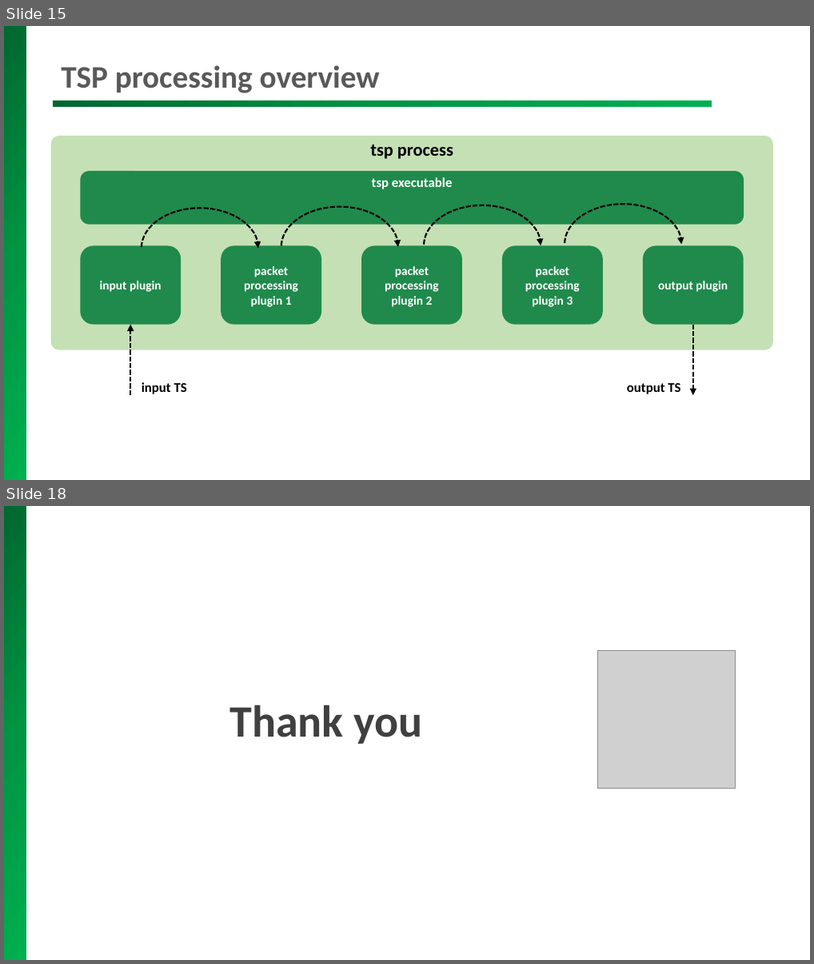
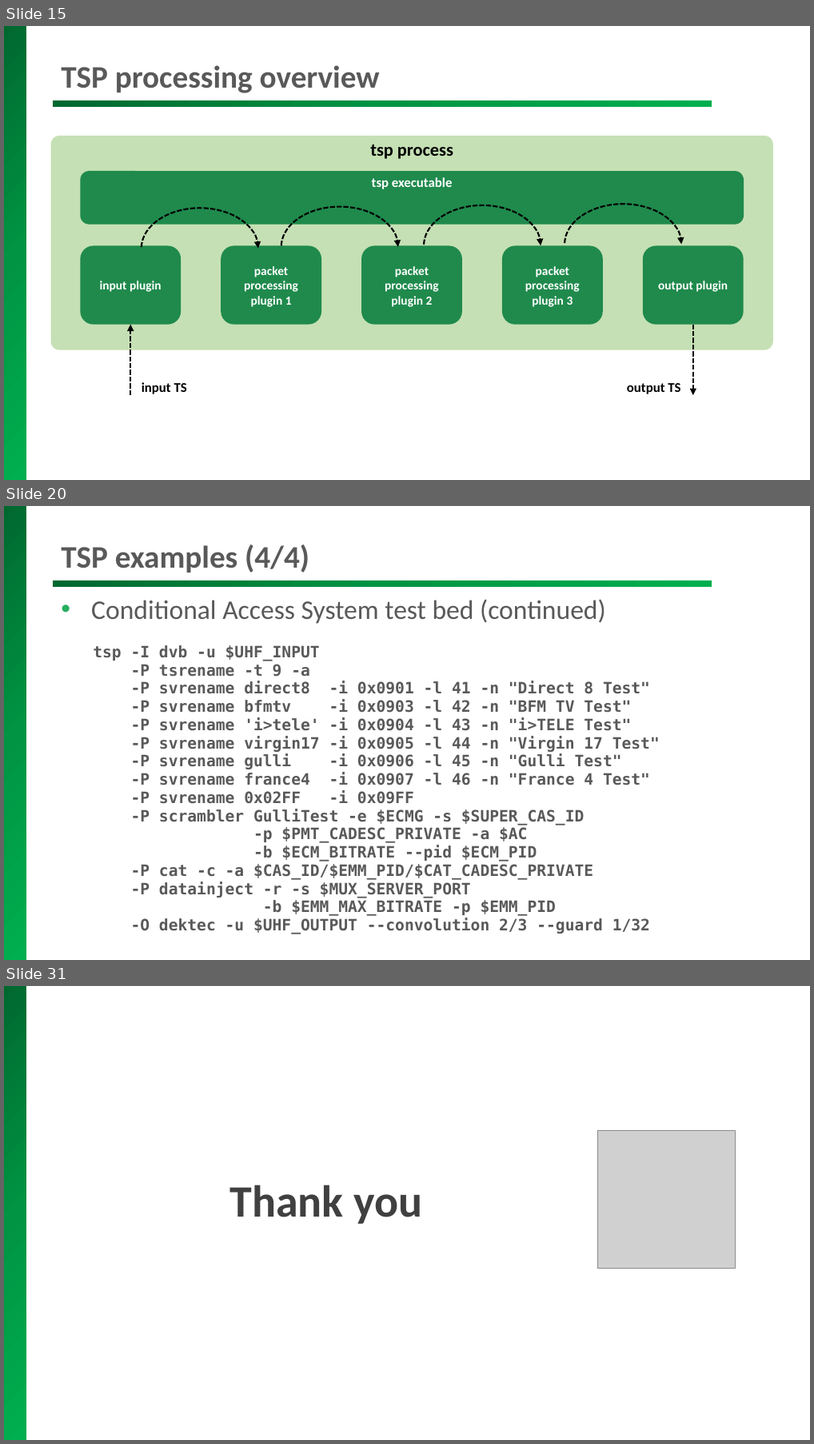
Before and after one commit to tsduck/tsduck, a slide deck: doc/tsduck-presentation.pptx. Shown one above the other, each under a label of ours: slides 15 and 18 before the commit, slides 15, 20 and 31 after it; the slides between them are not shown. The pictures are 814x964 and 814x1444 pixels, drawn with LibreOffice and Linux fonts; fonts in the diff are those of the drawing; grey boxes stand for pictures; background and template pictures are left out. Boxes give left, top, right and bottom in pixels: in the first picture for what was removed or moved away, otherwise in the second. Text is boxed around its words. In the diff, an @@ line names an element or a change of style, - is before the commit and + after.

```diff
--- a/doc/tsduck-presentation.pptx
+++ b/doc/tsduck-presentation.pptx
@@ slide 20 added at (x1=4, y1=506, x2=810, y2=960), background #FFFFFF; not listed: 2 template elements that a slide beside it also shows @@
@@ title added at (x1=61, y1=544, x2=310, y2=572), 28 pt, text #595959, bold @@
+TSP examples (4/4)
@@ text added at (x1=91, y1=599, x2=660, y2=916), 14 pt, text #595959, bold @@
+• Conditional Access System test bed (continued)
+  tsp -I dvb -u $UHF_INPUT
+  -P tsrename -t 9 -a
+  -P svrename direct8 -i 0x0901 -l 41 -n "Direct 8 Test"
+  -P svrename bfmtv -i 0x0903 -l 42 -n "BFM TV Test"
+  -P svrename 'i>tele' -i 0x0904 -l 43 -n "i>TELE Test"
+  -P svrename virgin17 -i 0x0905 -l 44 -n "Virgin 17 Test"
+  -P svrename gulli -i 0x0906 -l 45 -n "Gulli Test"
+  -P svrename france4 -i 0x0907 -l 46 -n "France 4 Test"
+  -P svrename 0x02FF -i 0x09FF
+  -P scrambler GulliTest -e $ECMG -s $SUPER_CAS_ID
+  -p $PMT_CADESC_PRIVATE -a $AC
+  -b $ECM_BITRATE --pid $ECM_PID
+  -P cat -c -a $CAS_ID/$EMM_PID/$CAT_CADESC_PRIVATE
+  -P datainject -r -s $MUX_SERVER_PORT
+  -b $EMM_MAX_BITRATE -p $EMM_PID
+  -O dektec -u $UHF_OUTPUT --convolution 2/3 --guard 1/32
@@ what was slide 18 is now slide 31 @@
```
Also in this commit, not shown: 15 slides changed, 12 other slides added, 1 other file.
